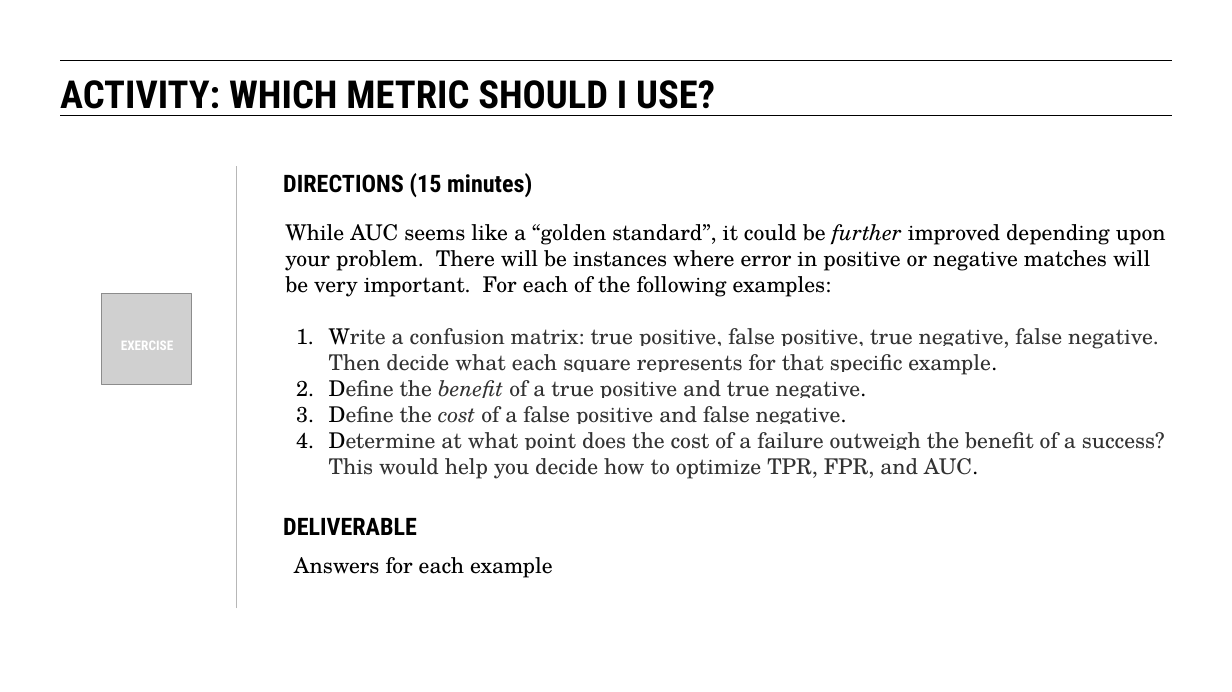
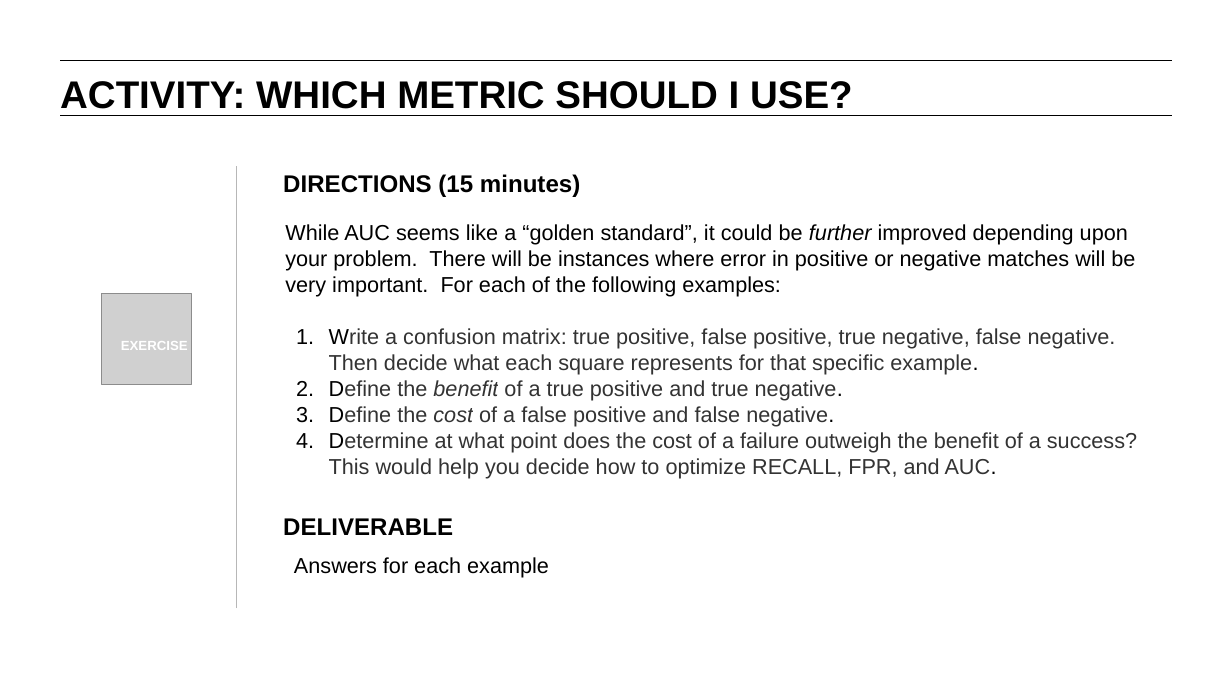
Before and after one commit to JamiesHQ/GA-MyDSRepo, a slide deck: slide 48 of lesson-9/09-intro-to-logistic-regression.pptx (slide 57 before the commit). Drawn at 1232x692 pixels with LibreOffice and Linux fonts; fonts in the diff are those of the drawing; grey boxes stand for pictures. Boxes give left, top, right and bottom in pixels: in the first picture for what was removed or moved away, otherwise in the second. Text is boxed around its words. In the diff, an @@ line names an element or a change of style, - is before the commit and + after.

```diff
--- a/lesson-9/09-intro-to-logistic-regression.pptx
+++ b/lesson-9/09-intro-to-logistic-regression.pptx
@@ text at (x1=285, y1=224, x2=1135, y2=427): font TeX Gyre Schola to Arial in "While AUC seems like a “golden standard”, ...", "Write a confusion matrix: true positive, false ...", "Define the benefit of a true positive ...", "Define the cost of a false positive ..." @@
@@ text at (x1=329, y1=432, x2=1137, y2=479): text changed; font TeX Gyre Schola to Arial @@
-4. Determine at what point does the cost of a failure outweigh the benefit of a success? This would help you decide how to optimize TPR, FPR, and AUC.
+4. Determine at what point does the cost of a failure outweigh the benefit of a success? This would help you decide how to optimize RECALL, FPR, and AUC.
@@ font Roboto Condensed to Arial in 4 elements at (x1=121, y1=341, x2=188, y2=350), (x1=283, y1=174, x2=580, y2=197), (x1=60, y1=81, x2=853, y2=109), (x1=283, y1=518, x2=453, y2=535) @@
@@ text "Answers for each example" at (x1=294, y1=557, x2=549, y2=578): font TeX Gyre Schola to Arial @@
```
Also in this commit, not shown: 46 other slides changed, 8 slides added, 21 slides removed, 39 other files.
